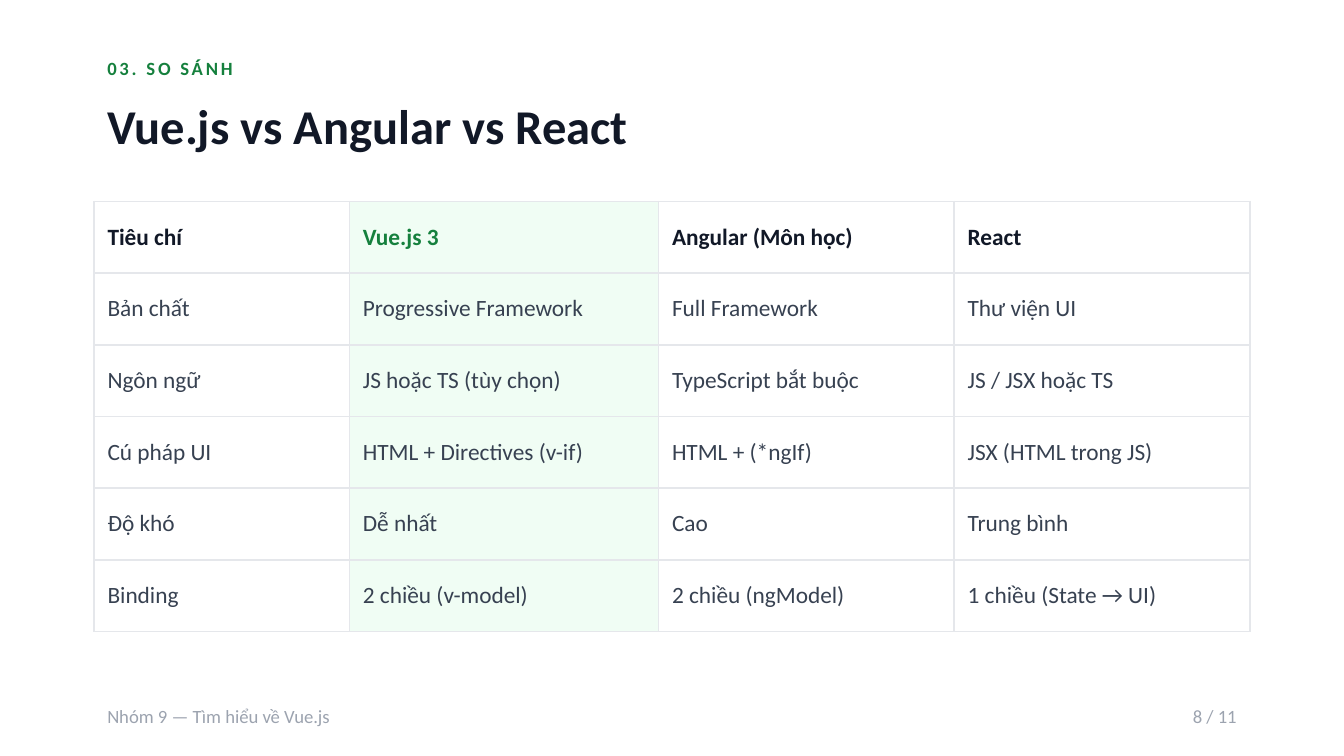
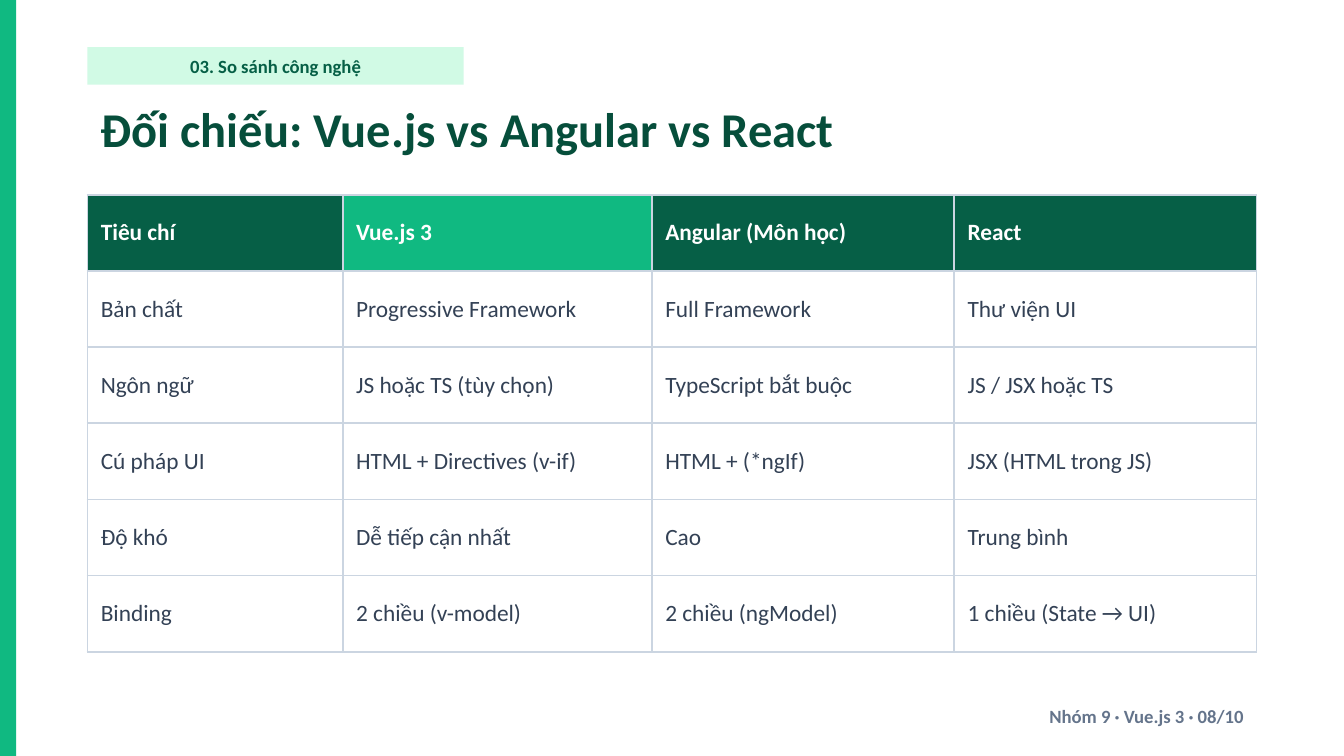
Before and after one commit to Musual-Moncra/vuejs-presentation-group9, a slide deck: slide 8 of Slide_ThuyetTrinh_VueJS_Nhom9.pptx. Drawn at 1344x756 pixels with LibreOffice and Linux fonts; fonts in the diff are those of the drawing. Boxes give left, top, right and bottom in pixels: in the first picture for what was removed or moved away, otherwise in the second. Text is boxed around its words. In the diff, an @@ line names an element or a change of style, - is before the commit and + after.

Commit message:
design: distinct emerald-rounded layout for Group 9 and remove demo instruction slide

```diff
--- a/Slide_ThuyetTrinh_VueJS_Nhom9.pptx
+++ b/Slide_ThuyetTrinh_VueJS_Nhom9.pptx
@@ rectangle added at <box>0,0,16,755</box>, fill #10B981 @@
@@ rectangle "03. So sánh công nghệ": place and size @@
-rectangle "03. So sánh công nghệ" at <box>107,60,232,75</box>
+rectangle "03. So sánh công nghệ" at <box>87,47,464,85</box>
@@ rectangle "03. So sánh công nghệ" at <box>87,47,464,85</box>: fill none to #D1FAE5 @@
@@ text in rectangle at <box>190,60,361,77</box>: text changed; text colour #15803D to #065F46 @@
-03. SO SÁNH
+03. So sánh công nghệ
@@ text at <box>101,110,834,156</box>: text changed; text colour #111827 to #064E3B @@
-Vue.js vs Angular vs React
+Đối chiếu: Vue.js vs Angular vs React
@@ table at <box>87,195,1257,652</box> @@
-row 5, column 2: Dễ nhất
+row 5, column 2: Dễ tiếp cận nhất
@@ fill none to #065F46 in 3 cells @@
@@ fill #F0FDF4 to #10B981 in row 1, column 2 @@
@@ fill #F0FDF4 to none in 5 cells @@
@@ text colour #111827 to #FFFFFF in "Tiêu chí", "Angular (Môn học)", "React" @@
@@ text colour #15803D to #FFFFFF in "Vue.js 3" @@
@@ text colour #374151 to #334155 in "Bản chất", "Progressive Framework", "Full Framework", "Thư viện UI" and 15 more places @@
@@ borders changed @@
@@ table: place and size @@
-table at <box>94,202,1250,632</box>
+table at <box>87,195,1257,652</box>
@@ text removed at <box>107,708,330,726</box> @@
-Nhóm 9 — Tìm hiểu về Vue.js
@@ text at <box>1049,710,1244,726</box>: text changed; text colour #9CA3AF to #64748B; bold on @@
-8 / 11
+Nhóm 9 · Vue.js 3 · 08/10
```
Also in this commit, not shown: 9 other slides changed, 1 slide removed, 2 other files.
